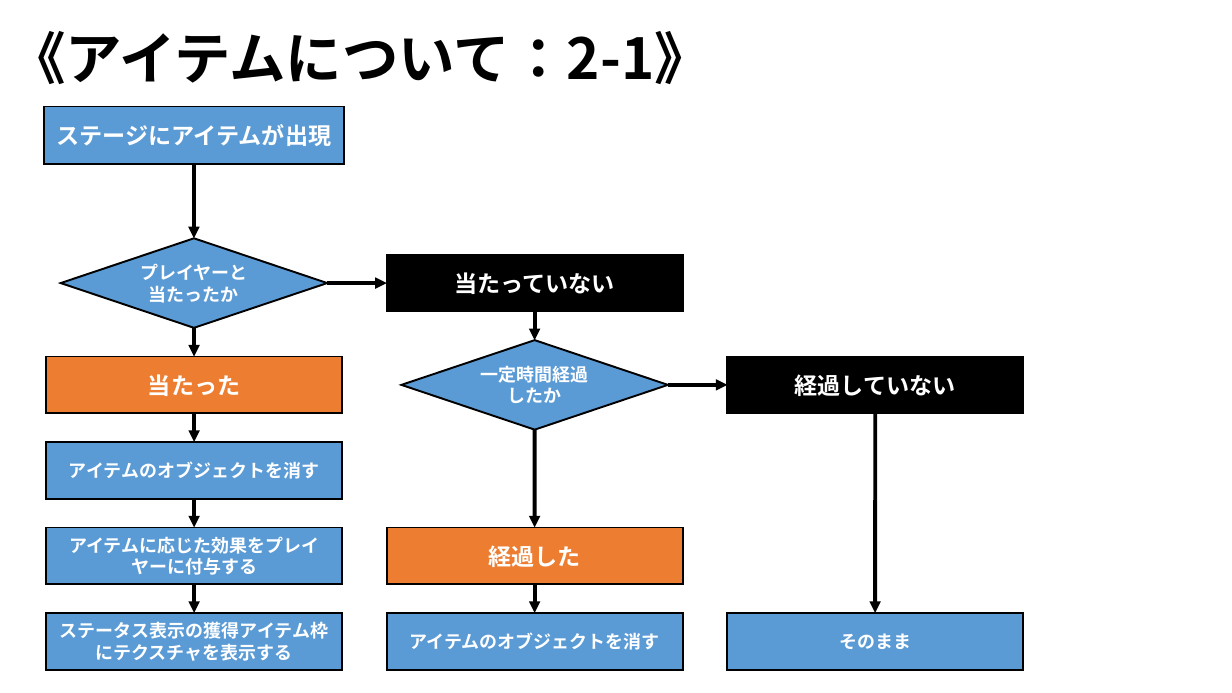
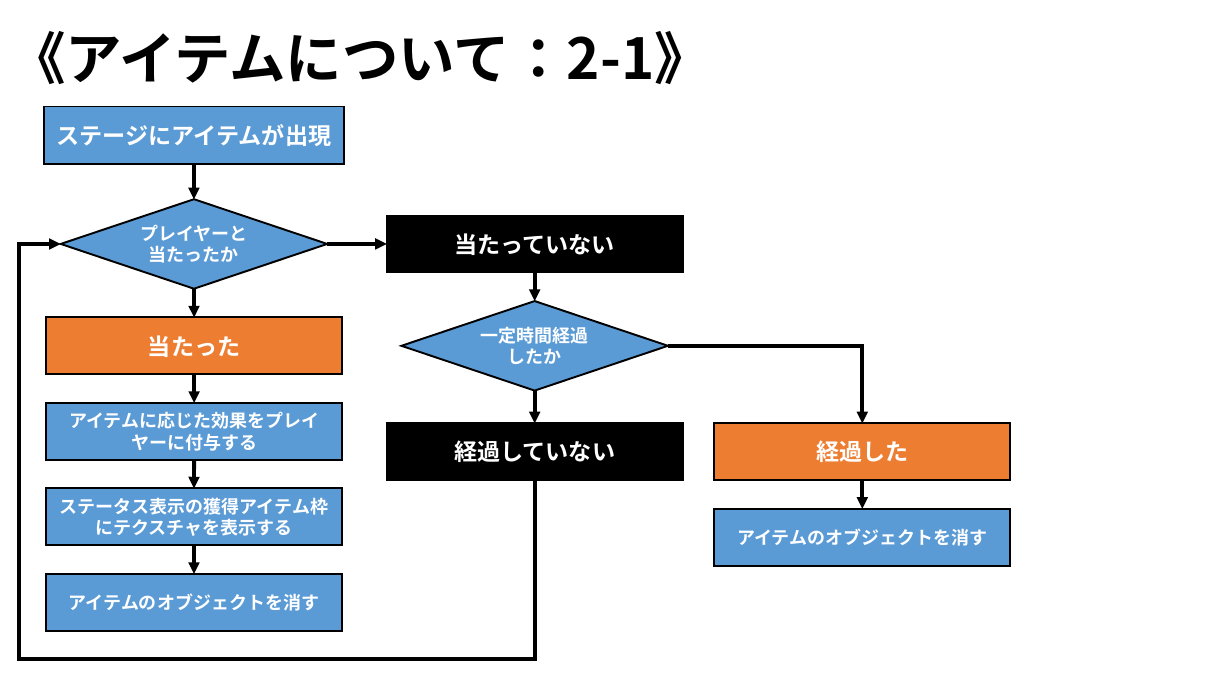
Before and after one commit to ARITA-MEIGEN/C-Team001, a slide deck: slide 33 of data/GS3_チーム2_仕様書.pptx. Drawn at 1232x693 pixels with LibreOffice and Linux fonts; fonts in the diff are those of the drawing; background and template pictures are left out. Boxes give left, top, right and bottom in pixels: in the first picture for what was removed or moved away, otherwise in the second. Text is boxed around its words. In the diff, an @@ line names an element or a change of style, - is before the commit and + after.

```diff
--- a/data/GS3_チーム2_仕様書.pptx
+++ b/data/GS3_チーム2_仕様書.pptx
@@ arrow moved from (194, 165) - (194, 238) to (194, 165) - (194, 200) @@
@@ elbow arrow added from (535, 481) to (61, 244), #000000 3 pt @@
@@ 4 arrows, 2 diamonds, 2 rectangles: place and size @@
-4 arrows, 2 diamonds, 2 rectangles at box(46, 238, 683, 442)
+4 arrows, 2 diamonds, 2 rectangles at box(46, 200, 683, 403)
@@ elbow arrow added from (668, 346) to (862, 423), #000000 3 pt @@
@@ arrow removed from (668, 385) to (727, 385) @@
@@ arrow moved from (535, 430) - (535, 528) to (535, 391) - (535, 423) @@
@@ arrow removed from (875, 413) to (875, 613) @@
@@ rectangle "経過していない": place and size @@
-rectangle "経過していない" at box(727, 357, 1023, 414)
+rectangle "経過していない" at box(387, 423, 683, 481)
@@ 2 rectangles, 1 arrow: place and size @@
-2 rectangles, 1 arrow at box(46, 528, 342, 670)
+2 rectangles, 1 arrow at box(46, 403, 342, 546)
@@ 2 rectangles, 1 arrow: place and size @@
-2 rectangles, 1 arrow at box(387, 528, 683, 670)
+2 rectangles, 1 arrow at box(714, 423, 1010, 567)
@@ arrow moved from (194, 499) - (194, 528) to (194, 545) - (194, 574) @@
@@ rectangle "アイテムのオブジェクトを消す": place and size @@
-rectangle "アイテムのオブジェクトを消す" at box(46, 442, 342, 499)
+rectangle "アイテムのオブジェクトを消す" at box(46, 574, 342, 631)
@@ rectangle removed at box(727, 613, 1023, 670) @@
-そのまま
```
Also in this commit, not shown: 14 other slides changed.
